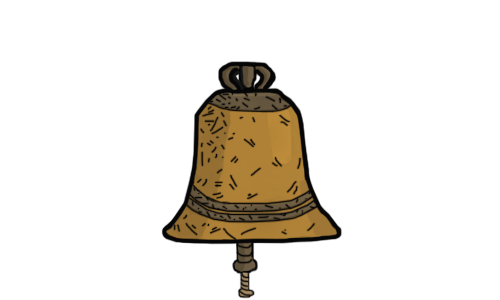
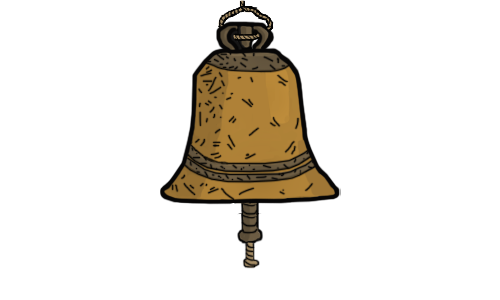
The second 500x300 image is a revision of the first. Changes to its layers:
painted on "çan" over [160, 0, 342, 299]
added layer "ip" over [236, 165, 264, 269]
